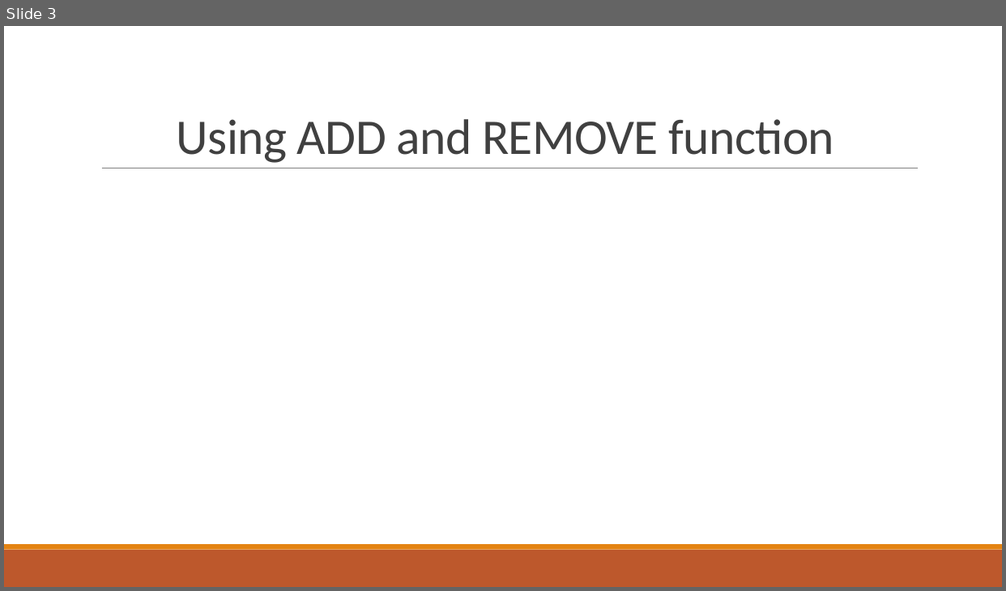
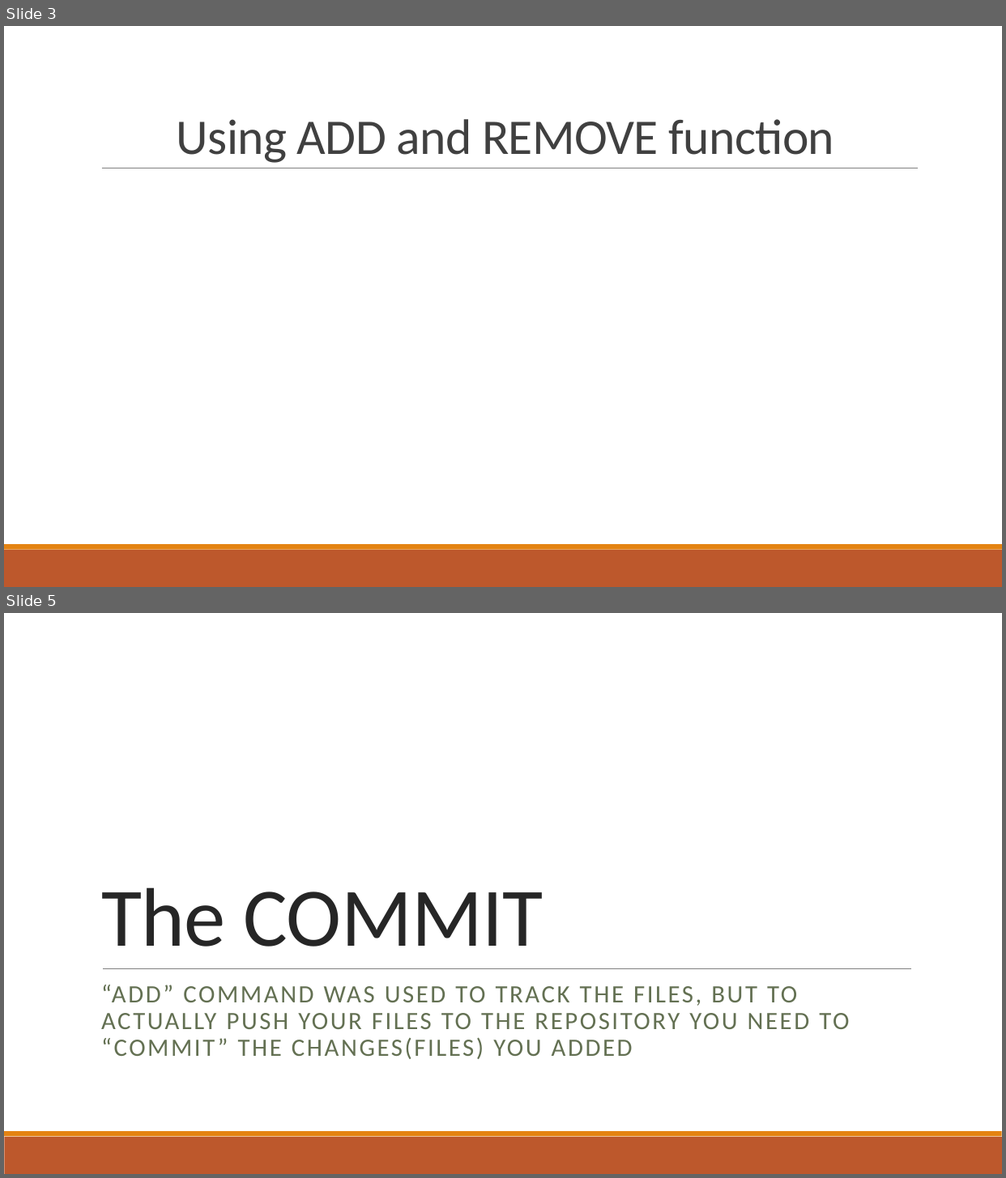
Before and after one commit to yash03/Git-Tutorial, a slide deck: Presentations/Chapter 2/Chapter – 2.pptx. Shown one above the other, each under a label of ours: slide 3 before the commit, slides 3 and 5 after it; the slides between them are not shown. The pictures are 1006x591 and 1006x1178 pixels, drawn with LibreOffice and Linux fonts; fonts in the diff are those of the drawing. Boxes give left, top, right and bottom in pixels: in the first picture for what was removed or moved away, otherwise in the second. Text is boxed around its words. In the diff, an @@ line names an element or a change of style, - is before the commit and + after.

```diff
--- a/Presentations/Chapter 2/Chapter – 2.pptx
+++ b/Presentations/Chapter 2/Chapter – 2.pptx
@@ slide 5 added at [4, 613, 1002, 1174], background #FFFFFF; not listed: 2 template elements that a slide beside it also shows @@
@@ title added at [101, 888, 543, 947], 80 pt, text #262626 @@
+The COMMIT
@@ line added from (103, 969) to (911, 969), #808080 0.5 pt @@
@@ text added at [101, 985, 849, 1059], 24 pt, text #637052 @@
+“ADD” COMMAND WAS USED TO TRACK THE FILES, BUT TO ACTUALLY PUSH YOUR FILES TO THE REPOSITORY YOU NEED TO “COMMIT” THE CHANGES(FILES) YOU ADDED
```
Also in this commit, not shown: 1 slide changed, 1 other slide added, 7 other files.
